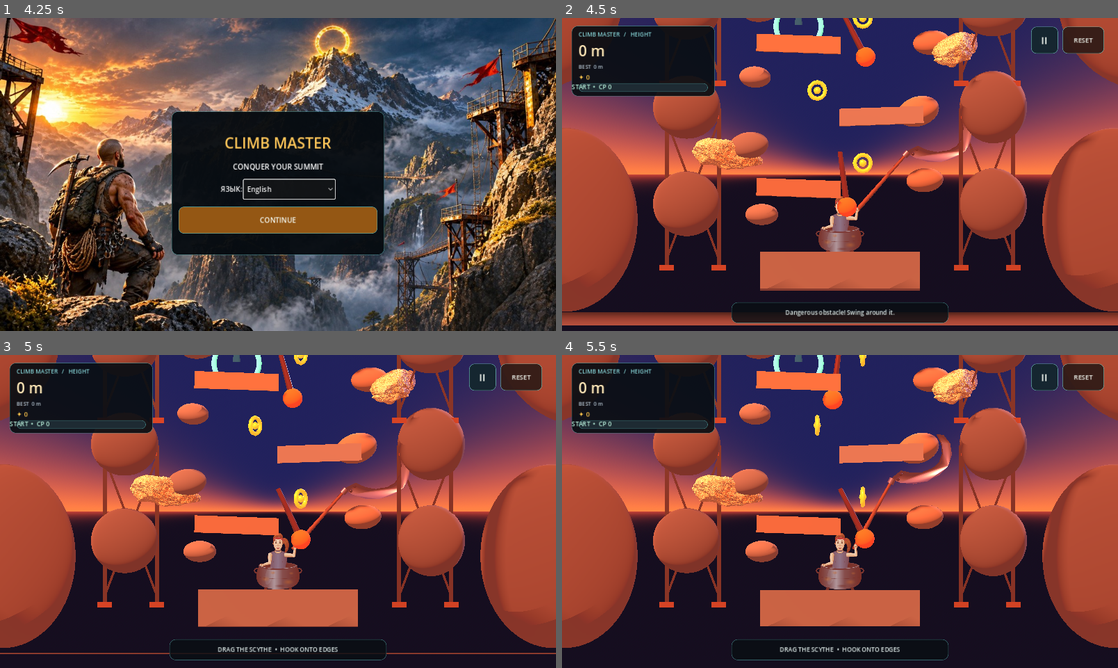
Above: before the commit, frames 1-4 (two rows, left to right).
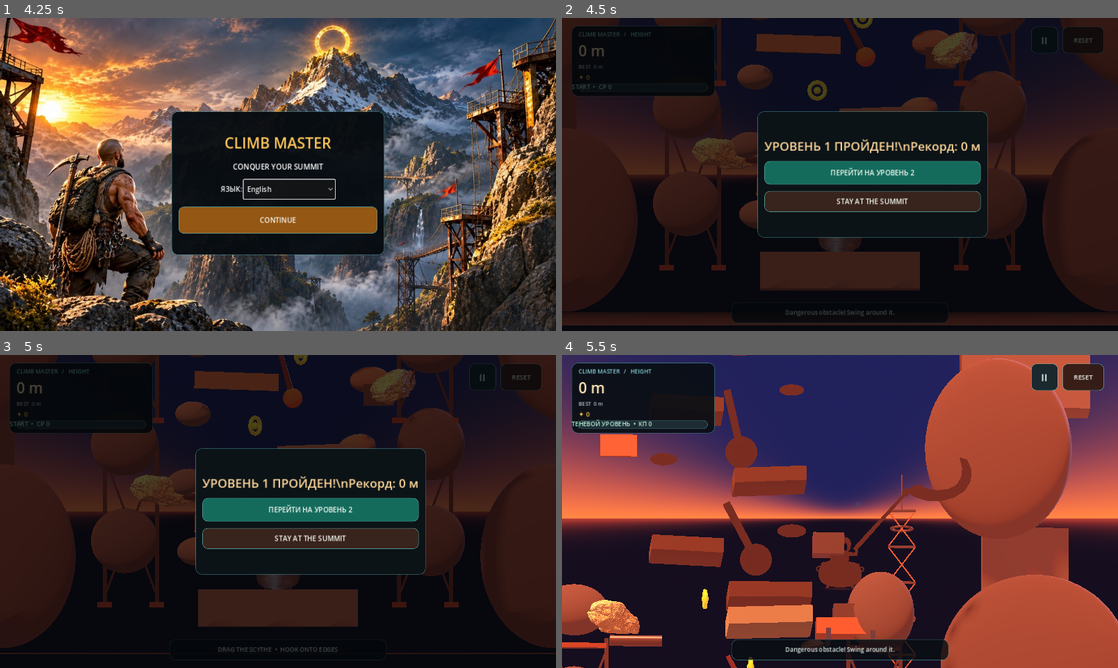
Above: after the commit, the same moments.

Repository: uchihabaha05-del/CLIMB-MASTER
Game: Godot game, scene res://scenes/main.tscn
The game is run twice, just before and just after one commit, with the same random seed, the same clock (stepped at 60 frames per second) and the same inputs.
Inputs (mouse positions are in pixels of both pictures, inside the frame that each line leads up to):
- Up to frame 1 (4.25 s): click "II" at 0.5 s; click "СБРОС" at 1.25 s; click "II" at 2 s; click "Русский" at 2.75 s; click "ПРОДОЛЖИТЬ" at 3.5 s
- Up to frame 2 (4.5 s): click "CONTINUE" at 4.25 s
- Up to frame 3 (5 s): no input
- Up to frame 4 (5.5 s): click (873, 508) at 5 s, where only the run after the commit has a clickable "ПЕРЕЙТИ НА УРОВЕНЬ 2"

Frame 1 is identical in both runs. In frame 2, 73% of the frame differs, in the area x 0-100%, y 0-99%; in frame 3, 70%; in frame 4, 54%.

Commit message:
feat: remove checkpoints and add progressive everyday climbing obstacles

Diff:
--- a/scripts/main.gd
+++ b/scripts/main.gd
@@ -72,7 +72,7 @@
     # The old imported pack and second asset course duplicated the same climbing lane.
     _build_photogrammetry_boulders()
     _build_industrial_structures()
-    _build_checkpoints()
+    # Checkpoints removed: every fall returns to the start of the current level.
     _build_obstacles()
     _build_collectibles()
     _build_atmosphere()
@@ -151,6 +151,7 @@
 
     # Level 2: the same mountain backdrop continues above the first summit.
     _build_shadow_level_course()
+    _build_life_obstacles()
 
     # Keep the central climbing lane readable. Natural cliff outcrops frame
     # the route from the far left and right instead of spawning in front of it.
@@ -183,6 +184,149 @@
 
 
 
+
+
+func _build_life_obstacles() -> void:
+    var metal := StandardMaterial3D.new()
+    metal.albedo_color = Color(0.22, 0.27, 0.30)
+    metal.metallic = 0.82
+    metal.roughness = 0.38
+    var paint := StandardMaterial3D.new()
+    paint.albedo_color = Color(0.48, 0.25, 0.16)
+    paint.roughness = 0.76
+    var dark := StandardMaterial3D.new()
+    dark.albedo_color = Color.BLACK if current_level == 2 else Color(0.12, 0.15, 0.18)
+    dark.shading_mode = BaseMaterial3D.SHADING_MODE_UNSHADED
+
+    # Large houses and high-rise buildings in the distant skyline.
+    for i in range(8):
+        var building := MeshInstance3D.new()
+        var block := BoxMesh.new()
+        block.size = Vector3(2.8 + float(i % 3) * 0.7, 5.0 + float(i % 4) * 1.5, 1.5)
+        building.mesh = block
+        building.position = Vector3(-10.0 if i % 2 == 0 else 10.0, 5.0 + float(i) * 6.0, -7.0)
+        var facade := StandardMaterial3D.new()
+        facade.albedo_color = Color(0.18, 0.21, 0.24)
+        building.material_override = facade
+        add_child(building)
+
+    # Pipes, air conditioners, signs, chairs, barrels and wheels are hookable.
+    for i in range(14):
+        var y := 3.0 + float(i) * 3.25
+        var side := -1.0 if i % 2 == 0 else 1.0
+        var body := StaticBody3D.new()
+        body.name = "EverydayClimbObject_%02d" % i
+        body.add_to_group("climbable_hold")
+        body.position = Vector3(side * (3.0 + float(i % 3) * 0.28), y, -0.08)
+        var visual := MeshInstance3D.new()
+        var mesh: Mesh
+        match i % 6:
+            0:
+                var pipe := CylinderMesh.new()
+                pipe.top_radius = 0.18
+                pipe.bottom_radius = 0.18
+                pipe.height = 1.7
+                mesh = pipe
+                visual.rotation_degrees.z = 90.0
+                visual.material_override = metal
+            1:
+                var ac := BoxMesh.new()
+                ac.size = Vector3(1.0, 0.7, 0.75)
+                mesh = ac
+                visual.material_override = metal
+            2:
+                var sign := BoxMesh.new()
+                sign.size = Vector3(1.2, 0.72, 0.12)
+                mesh = sign
+                visual.material_override = paint
+            3:
+                var chair := BoxMesh.new()
+                chair.size = Vector3(0.78, 0.15, 0.65)
+                mesh = chair
+                visual.material_override = dark
+            4:
+                var barrel := CylinderMesh.new()
+                barrel.top_radius = 0.34
+                barrel.bottom_radius = 0.34
+                barrel.height = 0.85
+                mesh = barrel
+                visual.material_override = paint
+            _:
+                var wheel := TorusMesh.new()
+                wheel.inner_radius = 0.25
+                wheel.outer_radius = 0.40
+                mesh = wheel
+                visual.rotation_degrees.x = 90.0
+                visual.material_override = dark
+        visual.mesh = mesh
+        body.add_child(visual)
+        var hit := CollisionShape3D.new()
+        var sphere := SphereShape3D.new()
+        sphere.radius = maxf(0.20, 0.48 - float(i) * 0.018)
+        hit.shape = sphere
+        body.add_child(hit)
+        add_child(body)
+
+    # Three suspended cars with chassis, cabin and four wheels.
+    for i in range(3):
+        var car := StaticBody3D.new()
+        car.name = "SuspendedCar_%02d" % i
+        car.add_to_group("climbable_hold")
+        car.position = Vector3(-4.0 if i % 2 == 0 else 4.0, 12.0 + float(i) * 11.0, -0.2)
+        var chassis := MeshInstance3D.new()
+        var chassis_mesh := BoxMesh.new()
+        chassis_mesh.size = Vector3(2.25, 0.55, 0.9)
+        chassis.mesh = chassis_mesh
+        chassis.material_override = paint
+        car.add_child(chassis)
+        var cabin := MeshInstance3D.new()
+        var cabin_mesh := BoxMesh.new()
+        cabin_mesh.size = Vector3(1.1, 0.52, 0.78)
+        cabin.mesh = cabin_mesh
+        cabin.position.y = 0.5
+        cabin.material_override = metal
+        car.add_child(cabin)
+        for wx in [-0.72, 0.72]:
+            for wz in [-0.34, 0.34]:
+                var tire := MeshInstance3D.new()
+                var tire_mesh := CylinderMesh.new()
+                tire_mesh.top_radius = 0.24
+                tire_mesh.bottom_radius = 0.24
+                tire_mesh.height = 0.15
+                tire.mesh = tire_mesh
+                tire.rotation_degrees.z = 90.0
+                tire.position = Vector3(wx, -0.28, wz)
+                tire.material_override = dark
+                car.add_child(tire)
+        var car_hit := CollisionShape3D.new()
+        var car_shape := BoxShape3D.new()
+        car_shape.size = Vector3(2.35, 1.0, 0.95)
+        car_hit.shape = car_shape
+        car.add_child(car_hit)
+        add_child(car)
+
+    # Operator / radio towers built from steel lattice and cross braces.
+    for i in range(2):
+        var tower := Node3D.new()
+        tower.name = "OperatorTower_%02d" % i
+        tower.position = Vector3(5.7 if i == 0 else -5.7, 21.0 + float(i) * 23.0, -0.45)
+        add_child(tower)
+        for tier in range(6):
+            var yy := float(tier) * 1.2
+            _add_steel_beam(tower, Vector3(-0.45, yy, 0.0), Vector3(0.45, yy, 0.0), 0.075, metal)
+            if tier < 5:
+                _add_steel_beam(tower, Vector3(-0.45, yy, 0.0), Vector3(0.45, yy + 1.2, 0.0), 0.04, paint)
+                _add_steel_beam(tower, Vector3(0.45, yy, 0.0), Vector3(-0.45, yy + 1.2, 0.0), 0.04, paint)
+        _add_steel_beam(tower, Vector3(0.0, 6.0, 0.0), Vector3(0.0, 7.2, 0.0), 0.05, metal)
+        var dish := MeshInstance3D.new()
+        var dish_mesh := TorusMesh.new()
+        dish_mesh.inner_radius = 0.3
+        dish_mesh.outer_radius = 0.38
+        dish.mesh = dish_mesh
+        dish.position.y = 5.4
+        dish.material_override = metal
+        tower.add_child(dish)
+
 func _build_climbable_rock_holds() -> void:
     # Natural, collidable handholds sit on the playable Z plane.
     # They add alternative hook points between the broad route platforms.
@@ -205,7 +349,8 @@
         rock_mesh.radius = 1.0
         rock_mesh.height = 1.65
         rock.mesh = rock_mesh
-        var radius := 0.42 + float(i % 4) * 0.055
+        var progress := float(i) / 19.0
+        var radius := lerpf(0.58, 0.19, progress) + float(i % 2) * 0.025
         rock.scale = Vector3(radius * 1.28, radius, 0.48)
         rock.rotation = Vector3(float(i % 3) * 0.11, float(i % 5) * 0.17, float(i % 4) * 0.09)
         var material := StandardMaterial3D.new()
@@ -529,8 +674,10 @@
         hold.position = Vector3(-x * 1.55, y + 0.72, -0.12)
         var rock := MeshInstance3D.new()
         var rock_mesh := SphereMesh.new()
-        rock_mesh.radius = 0.42
-        rock_mesh.height = 0.64
+        var hold_progress := float(i) / 9.0
+        var hold_radius := lerpf(0.38, 0.13, hold_progress)
+        rock_mesh.radius = hold_radius
+        rock_mesh.height = hold_radius * 1.55
         rock.mesh = rock_mesh
         rock.scale = Vector3(1.25, 0.72, 0.7)
         var dark := StandardMaterial3D.new()
@@ -540,28 +687,13 @@
         hold.add_child(rock)
         var hit := CollisionShape3D.new()
         var hit_shape := SphereShape3D.new()
-        hit_shape.radius = 0.48
+        hit_shape.radius = hold_radius * 1.12
         hit.shape = hit_shape
         hold.add_child(hit)
         add_child(hold)
 
     # A final safe foothold makes the summit reachable by the same hook-and-swing rules.
     _add_platform(Vector3(level_two_finish.x, level_two_finish.y - 0.58, 0.0), Vector3(2.65, 0.5, 2.25), shadow_ledge)
-
-    # Visible checkpoint sigils match the silhouette language of this level.
-    for checkpoint_pos in [Vector3(1.35, 30.15, 0.0), Vector3(-1.35, 37.20, 0.0), Vector3(1.35, 44.25, 0.0)]:
-        var checkpoint_ring := MeshInstance3D.new()
-        var checkpoint_mesh := TorusMesh.new()
-        checkpoint_mesh.inner_radius = 0.52
-        checkpoint_mesh.outer_radius = 0.66
-        checkpoint_ring.mesh = checkpoint_mesh
-        checkpoint_ring.rotation_degrees = Vector3(90.0, 0.0, 0.0)
-        var checkpoint_black := StandardMaterial3D.new()
-        checkpoint_black.albedo_color = Color.BLACK
-        checkpoint_black.shading_mode = BaseMaterial3D.SHADING_MODE_UNSHADED
-        checkpoint_ring.material_override = checkpoint_black
-        checkpoint_ring.position = checkpoint_pos
-        add_child(checkpoint_ring)
 
     var summit_shadow := MeshInstance3D.new()
     var summit_ring := TorusMesh.new()
@@ -613,46 +745,7 @@
         add_child(hazard)
 
 func _build_checkpoints() -> void:
-    # Respawn points are centered over the third, sixth and ninth safe ledges.
     checkpoint_positions.clear()
-    for route_index in [2, 5, 8]:
-        var ledge: Vector2 = ROUTE_LEDGE_POSITIONS[route_index]
-        checkpoint_positions.append(Vector3(ledge.x, ledge.y + 0.58, 0.0))
-    for i in range(checkpoint_positions.size()):
-        var marker := Node3D.new()
-        marker.position = checkpoint_positions[i]
-        add_child(marker)
-
-        var ring := MeshInstance3D.new()
-        var ring_mesh := TorusMesh.new()
-        ring_mesh.inner_radius = 0.65
-        ring_mesh.outer_radius = 0.82
-        ring.mesh = ring_mesh
-        # Keep the checkpoint ring facing the side-on camera.
-        ring.rotation_degrees = Vector3(90.0, 0.0, 0.0)
-        var ring_mat := StandardMaterial3D.new()
-        ring_mat.albedo_color = Color(0.15, 0.85, 0.62)
-        ring_mat.emission_enabled = true
-        ring_mat.emission = Color(0.05, 0.65, 0.42)
-        ring_mat.emission_energy_multiplier = 1.4
-        ring.material_override = ring_mat
-        marker.add_child(ring)
-
-        var beacon := MeshInstance3D.new()
-        var beacon_mesh := CylinderMesh.new()
-        beacon_mesh.top_radius = 0.035
-        beacon_mesh.bottom_radius = 0.12
-        beacon_mesh.height = 1.7
-        beacon.mesh = beacon_mesh
-        beacon.position.y = 0.9
-        var beacon_mat := StandardMaterial3D.new()
-        beacon_mat.albedo_color = Color(0.1, 0.75, 0.55, 0.28)
-        beacon_mat.transparency = BaseMaterial3D.TRANSPARENCY_ALPHA
-        beacon_mat.emission_enabled = true
-        beacon_mat.emission = Color(0.02, 0.35, 0.22)
-        beacon.material_override = beacon_mat
-        marker.add_child(beacon)
-
     _build_finish_marker()
 
 func _build_finish_marker() -> void:
@@ -1343,11 +1436,7 @@
         _fall_back_to_start()
 
 func _check_checkpoint() -> void:
-    for i in range(active_checkpoint, checkpoint_positions.size()):
-        if player.global_position.distance_to(checkpoint_positions[i]) < 1.45:
-            active_checkpoint = i + 1
-            status_label.text = "КОНТРОЛЬНАЯ ТОЧКА %d СОХРАНЕНА!" % active_checkpoint
-            checkpoint_label.text = _t("checkpoint") if active_checkpoint == 0 else _t("checkpoint_n") % active_checkpoint
+    active_checkpoint = 0
 
 func _reset_player() -> void:
     get_tree().paused = false
@@ -1384,7 +1473,7 @@
     game_over = false
     finished = false
     restart_button.visible = false
-    checkpoint_label.text = "ТЕНЕВОЙ УРОВЕНЬ  •  КП 0" if current_level == 2 else _t("checkpoint")
+    checkpoint_label.text = "ТЕНЕВОЙ УРОВЕНЬ" if current_level == 2 else _t("checkpoint")
     status_label.text = "ТЕНЬ НАЧИНАЕТСЯ. ЦЕПЛЯЙСЯ ЗА ЧЁРНЫЕ ВЫСТУПЫ." if current_level == 2 else _t("touch")
 
 func _on_win_primary_action() -> void:
@@ -1398,11 +1487,7 @@
     finished = false
     game_over = false
     active_checkpoint = 0
-    checkpoint_positions = [
-        Vector3(1.35, 30.15, 0.0),
-        Vector3(-1.35, 37.20, 0.0),
-        Vector3(1.35, 44.25, 0.0)
-    ]
+    checkpoint_positions.clear()
     finish_position = level_two_finish
     start_y = level_two_start.y
     player.set_silhouette_mode(true)
